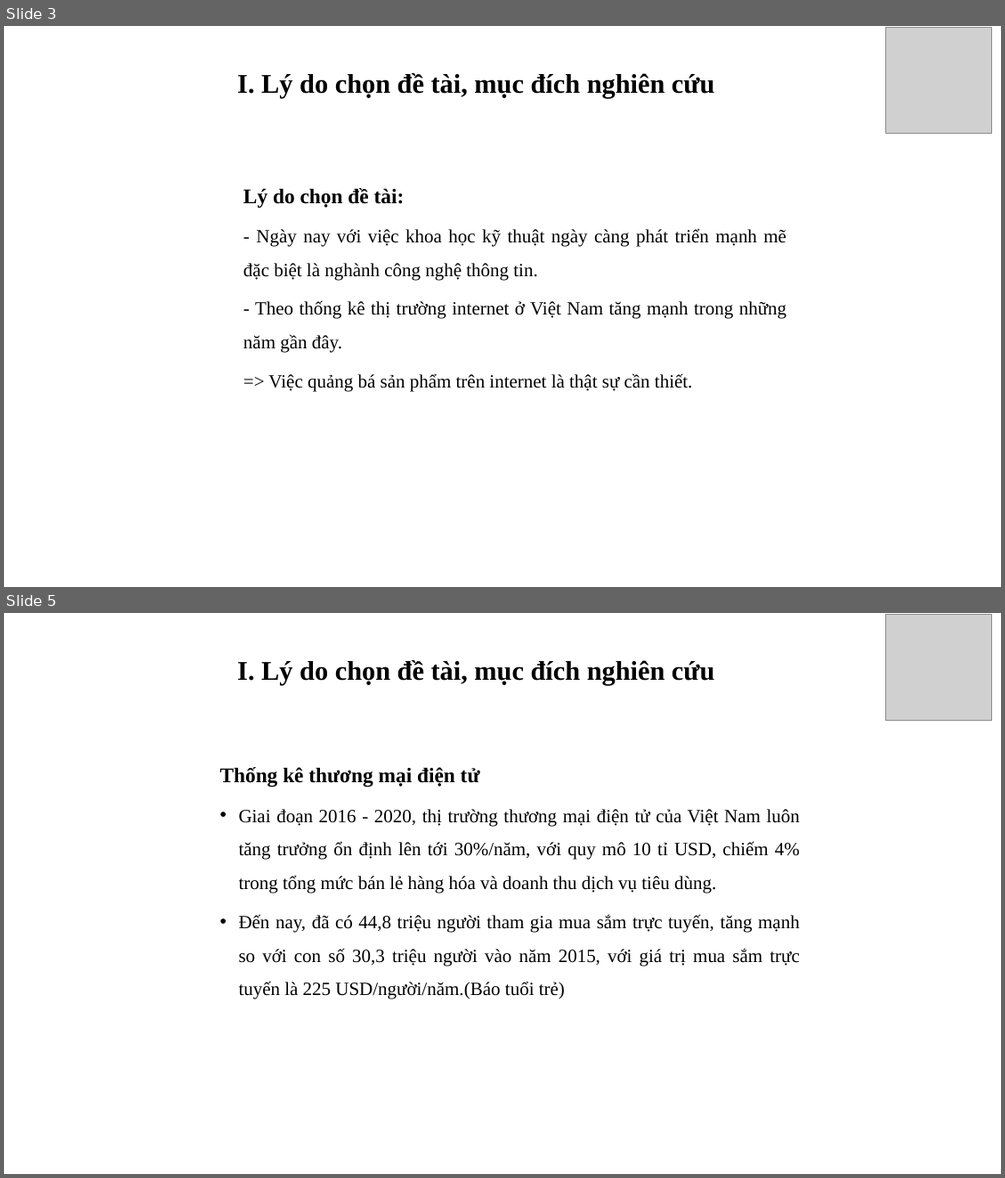
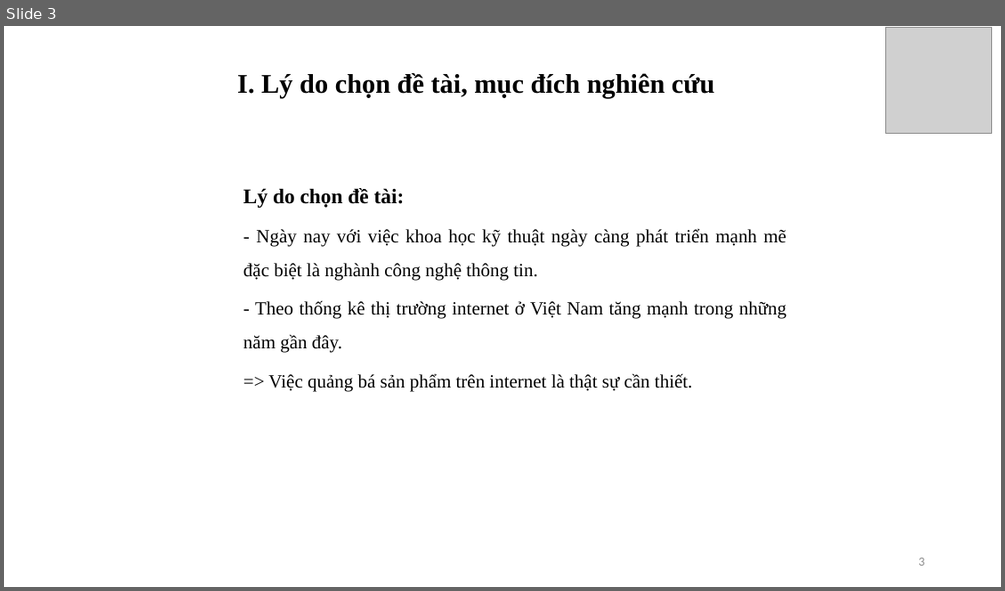
Before and after one commit to ngocanhnguyen160998/DATN, a slide deck: BaoCao/SlideDoAn_NguyenNgocAnh_2017605519.pptx. Shown one above the other, each under a label of ours: slides 3 and 5 before the commit, slide 3 after it; the slides between them are not shown. The pictures are 1005x1178 and 1005x591 pixels, drawn with LibreOffice and Linux fonts; fonts in the diff are those of the drawing; grey boxes stand for pictures; background and template pictures are left out. Boxes give left, top, right and bottom in pixels: in the first picture for what was removed or moved away, otherwise in the second. Text is boxed around its words. In the diff, an @@ line names an element or a change of style, - is before the commit and + after.

Commit message:
slide

```diff
--- a/BaoCao/SlideDoAn_NguyenNgocAnh_2017605519.pptx
+++ b/BaoCao/SlideDoAn_NguyenNgocAnh_2017605519.pptx
@@ slide 5 removed at (4,613,1001,1174), background picture (left out) @@
@@ picture removed at (886,615,991,720) @@
@@ text removed at (237,660,715,686) @@
-  I. Lý do chọn đề tài, mục đích nghiên cứu
@@ text removed at (220,767,800,999) @@
-  Thống kê thương mại điện tử
-  • Giai đoạn 2016 - 2020, thị trường thương mại điện tử của Việt Nam luôn tăng trưởng ổn định lên tới 30%/năm, với quy mô 10 tỉ USD, chiếm 4% trong tổng mức bán lẻ hàng hóa và doanh thu dịch vụ tiêu dùng.
-  • Đến nay, đã có 44,8 triệu người tham gia mua sắm trực tuyến, tăng mạnh so với con số 30,3 triệu người vào năm 2015, với giá trị mua sắm trực tuyến là 225 USD/người/năm.(Báo tuổi trẻ)
@@ slide 3 changed as well @@
@@ page number added at (918,557,924,565), 12 pt, text #8C8C8C @@
+3
```
Also in this commit, not shown: 15 other slides changed, 6 other slides removed.
